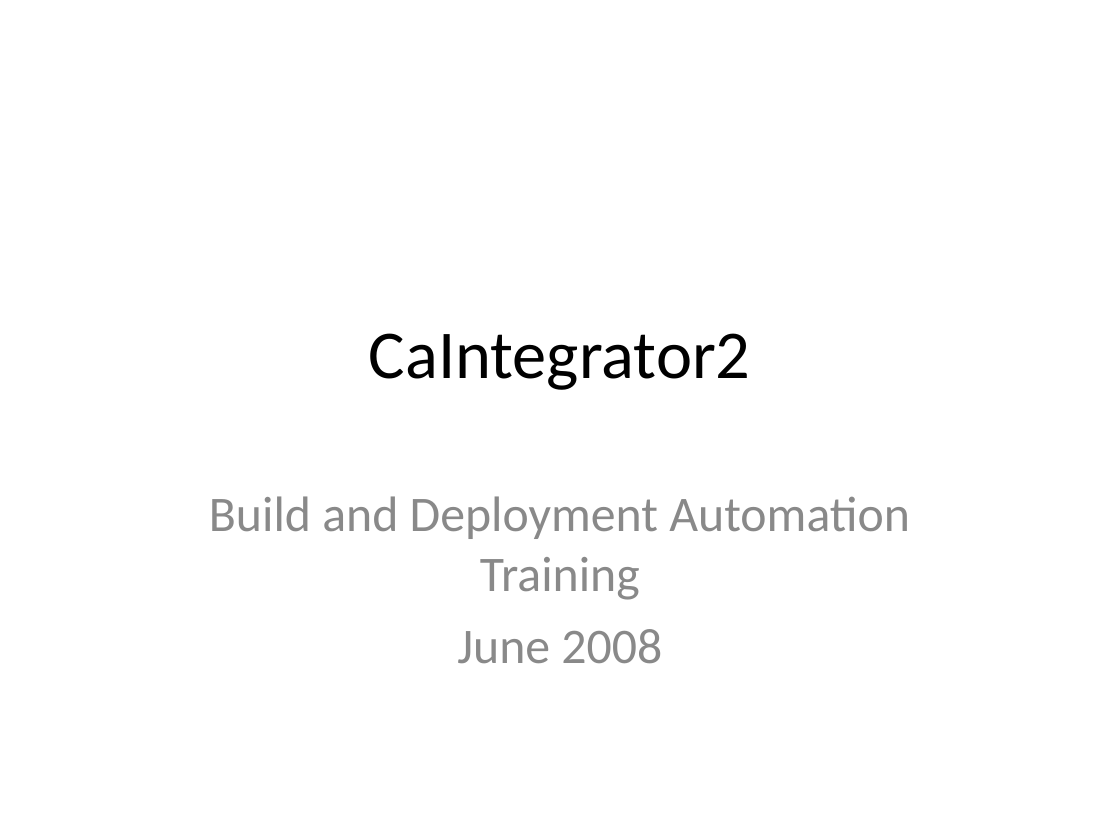
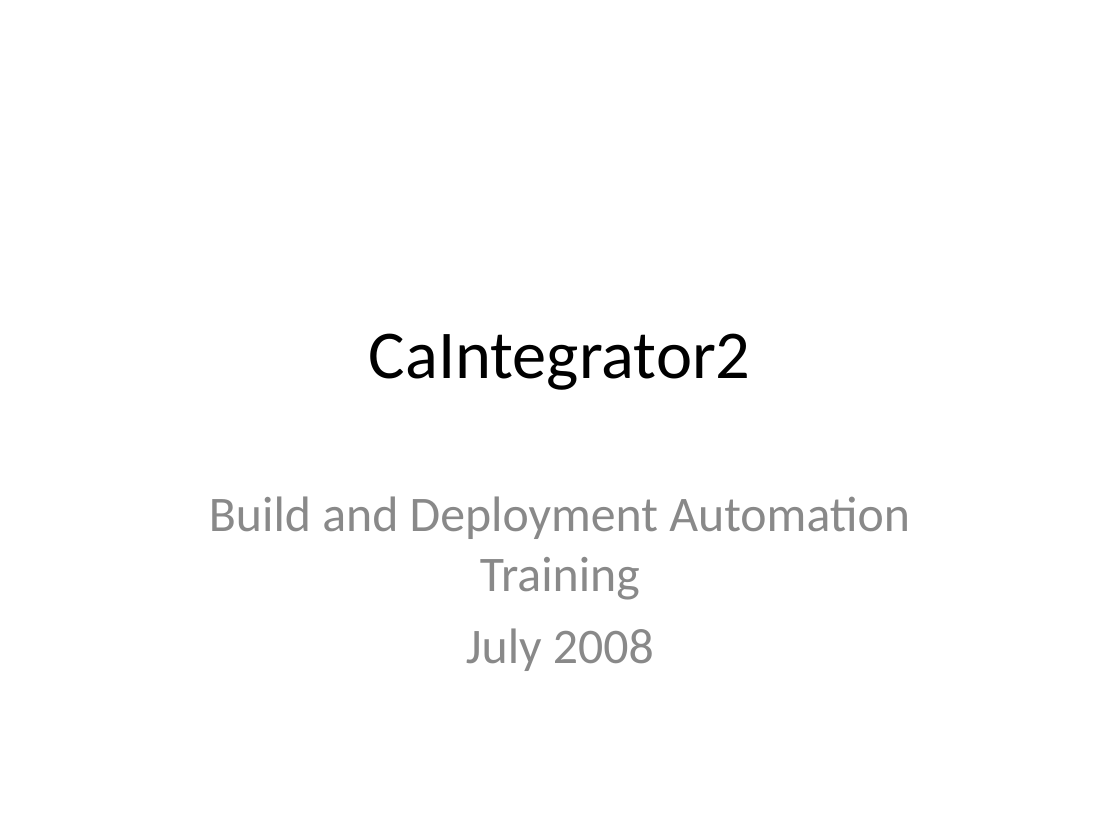
Before and after one commit to NCIP/caintegrator-docs, a slide deck: slide 1 of deployment/automation/cai2-bda-training.ppt. Drawn at 1120x840 pixels with LibreOffice and Linux fonts; fonts in the diff are those of the drawing. Boxes give left, top, right and bottom in pixels: in the first picture for what was removed or moved away, otherwise in the second. Text is boxed around its words. In the diff, an @@ line names an element or a change of style, - is before the commit and + after.

```diff
--- a/deployment/automation/cai2-bda-training.ppt
+++ b/deployment/automation/cai2-bda-training.ppt
@@ subtitle at [466,628,654,671]: text changed @@
-June 2008
+July 2008
```
Also in this commit, not shown: 2 other slides changed, 2 slides added.
